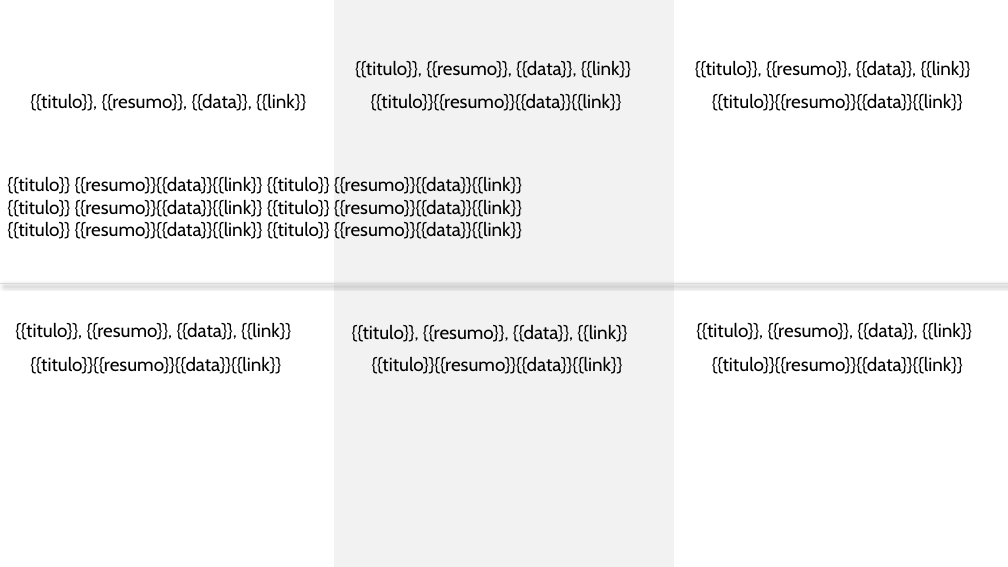
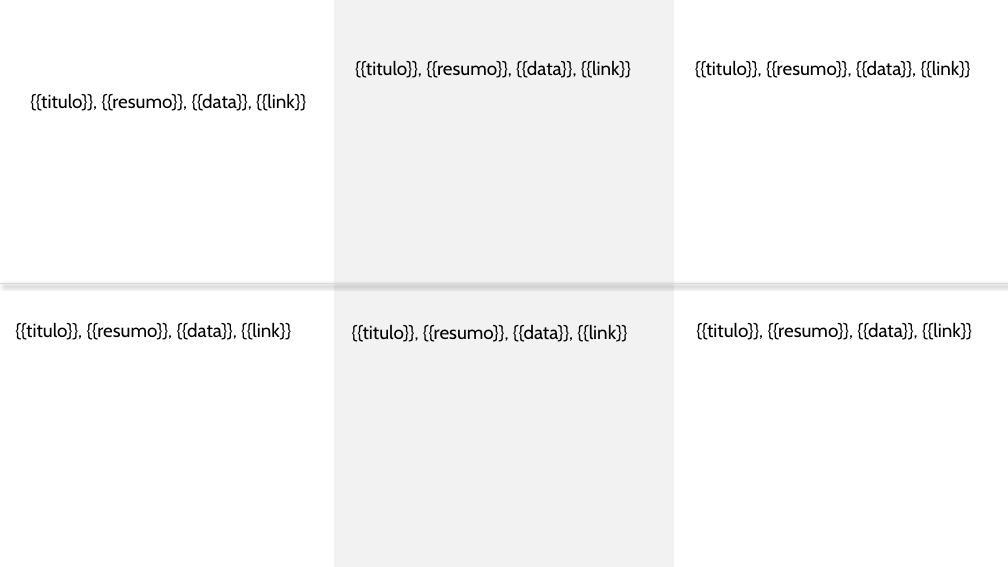
Before and after one commit to kamilypl/API-Python, a slide deck: slide 1 of template.pptx. Drawn at 1008x567 pixels with LibreOffice and Linux fonts; fonts in the diff are those of the drawing. Boxes give left, top, right and bottom in pixels: in the first picture for what was removed or moved away, otherwise in the second. Text is boxed around its words. In the diff, an @@ line names an element or a change of style, - is before the commit and + after.

Commit message:
slide

```diff
--- a/template.pptx
+++ b/template.pptx
@@ text removed at bbox=[371, 93, 622, 111] @@
-{{titulo}}{{resumo}}{{data}}{{link}}
@@ text removed at bbox=[712, 93, 963, 111] @@
-{{titulo}}{{resumo}}{{data}}{{link}}
@@ text removed at bbox=[7, 176, 522, 239] @@
-{{titulo}} {{resumo}}{{data}}{{link}} {{titulo}} {{resumo}}{{data}}{{link}}
-{{titulo}} {{resumo}}{{data}}{{link}} {{titulo}} {{resumo}}{{data}}{{link}}
-{{titulo}} {{resumo}}{{data}}{{link}} {{titulo}} {{resumo}}{{data}}{{link}}
@@ text removed at bbox=[30, 356, 281, 374] @@
-{{titulo}}{{resumo}}{{data}}{{link}}
@@ text removed at bbox=[372, 356, 623, 374] @@
-{{titulo}}{{resumo}}{{data}}{{link}}
@@ text removed at bbox=[712, 356, 963, 374] @@
-{{titulo}}{{resumo}}{{data}}{{link}}
```
